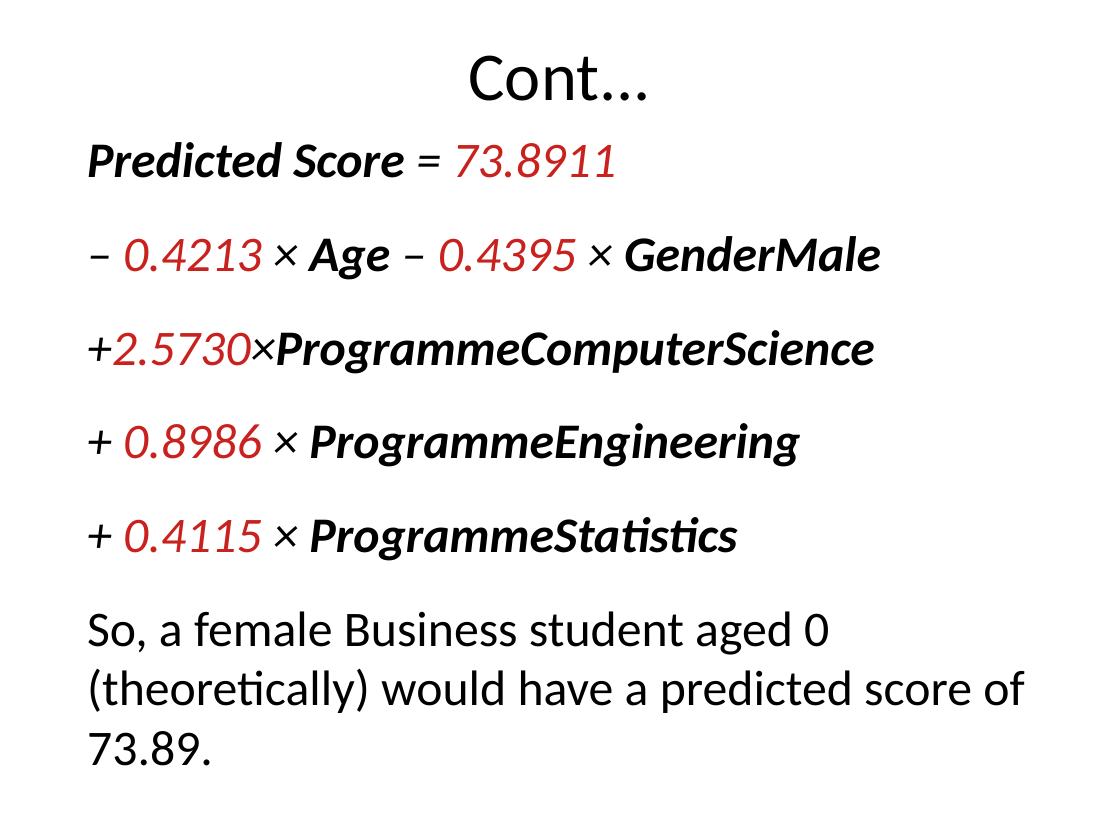
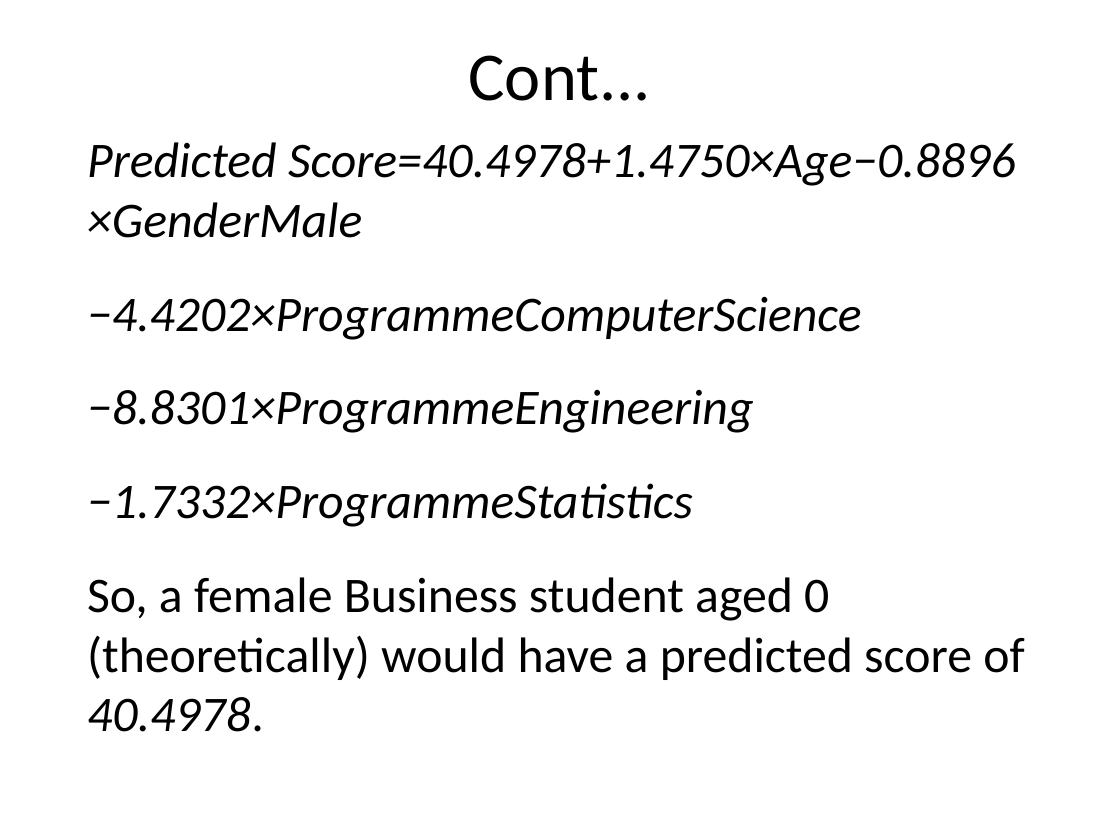
Before and after one commit to lacksinho/r-training-intro-visualization, a slide deck: slide 15 of Visualization_Techniques_with_R.pptx (slide 16 before the commit). Drawn at 1120x840 pixels with LibreOffice and Linux fonts; fonts in the diff are those of the drawing. Boxes give left, top, right and bottom in pixels: in the first picture for what was removed or moved away, otherwise in the second. Text is boxed around its words. In the diff, an @@ line names an element or a change of style, - is before the commit and + after.

Commit message:
edit slides

```diff
--- a/Visualization_Techniques_with_R.pptx
+++ b/Visualization_Techniques_with_R.pptx
@@ text at (87,142,1024,680): text changed @@
-Predicted Score = 73.8911
-– 0.4213 × Age – 0.4395 × GenderMale
-+2.5730×ProgrammeComputerScience
-+ 0.8986 × ProgrammeEngineering
-+ 0.4115 × ProgrammeStatistics
-So, a female Business student aged 0 (theoretically) would have a predicted score of 73.89.
+Predicted Score=40.4978+1.4750×Age−0.8896×GenderMale
+−4.4202×ProgrammeComputerScience
+−8.8301×ProgrammeEngineering
+−1.7332×ProgrammeStatistics
+So, a female Business student aged 0 (theoretically) would have a predicted score of 40.4978.
```
Also in this commit, not shown: 7 other slides changed, 1 slide added, 2 slides removed, 2 other files.
